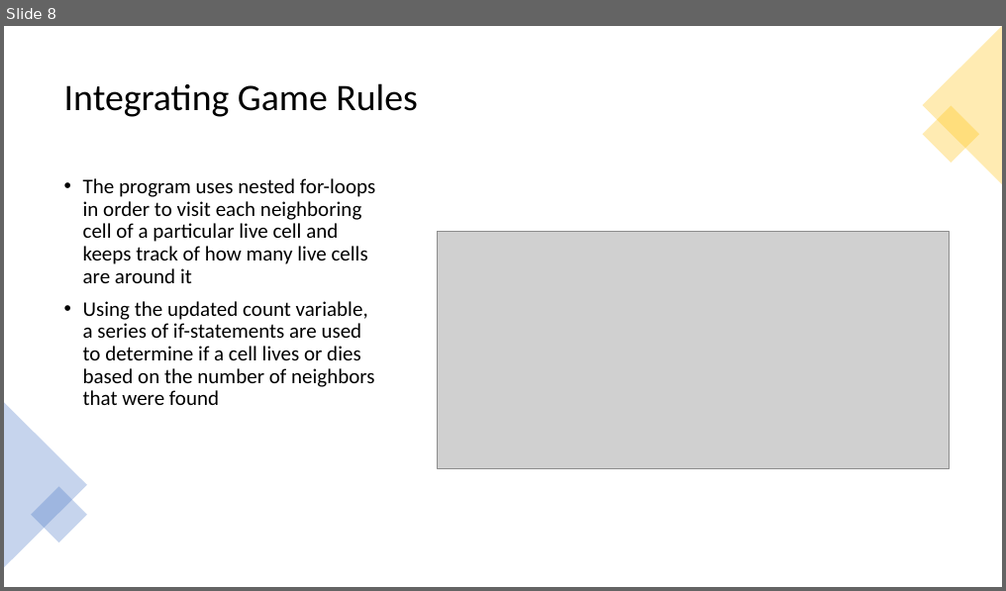
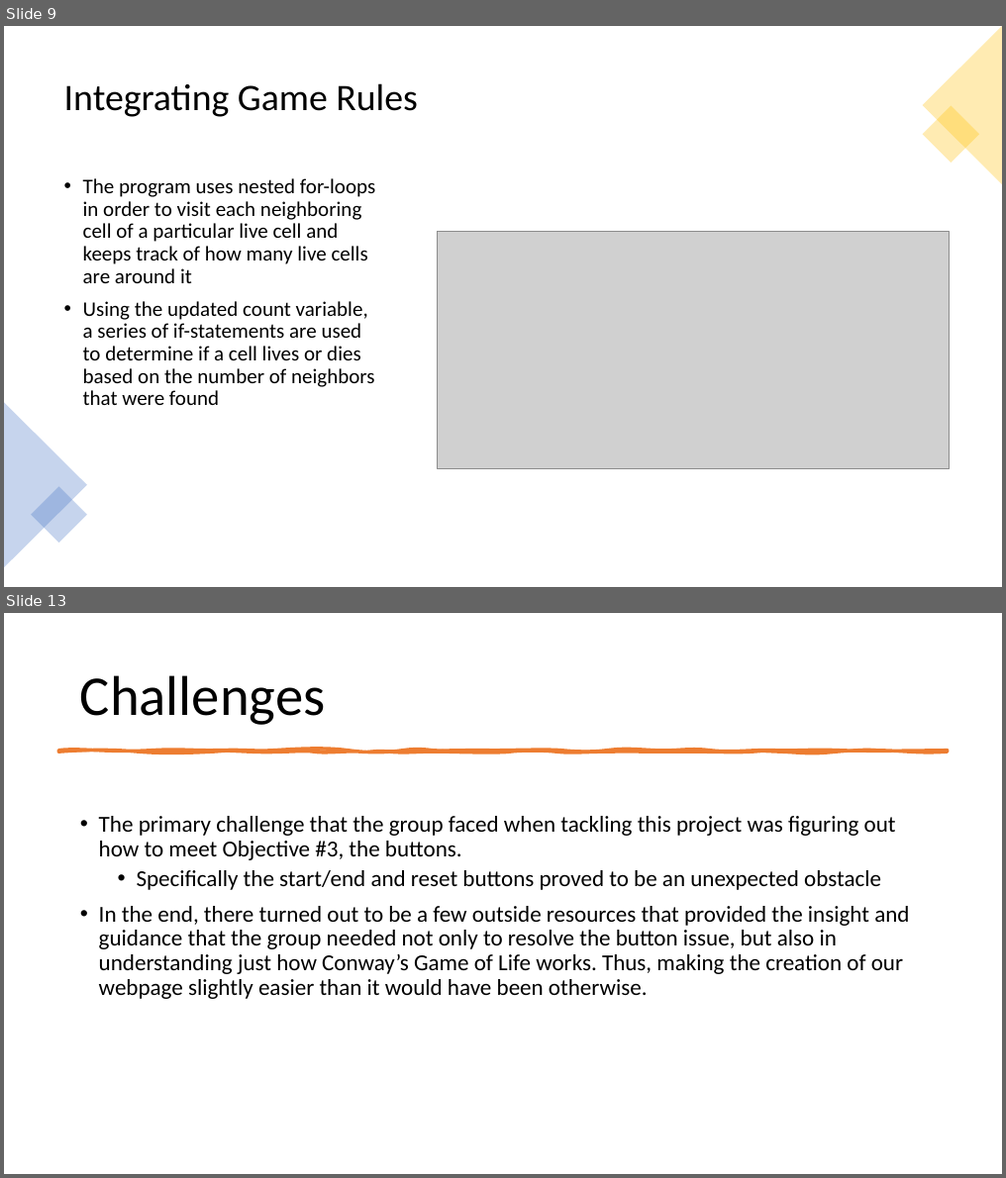
Before and after one commit to WebProgrammingTeam3/Project3, a slide deck: Project3.pptx. Shown one above the other, each under a label of ours: slide 8 before the commit, slides 9 and 13 after it; the slides between them are not shown. The pictures are 1006x591 and 1006x1178 pixels, drawn with LibreOffice and Linux fonts; fonts in the diff are those of the drawing; grey boxes stand for pictures. Boxes give left, top, right and bottom in pixels: in the first picture for what was removed or moved away, otherwise in the second. Text is boxed around its words. In the diff, an @@ line names an element or a change of style, - is before the commit and + after.

```diff
--- a/Project3.pptx
+++ b/Project3.pptx
@@ slide 13 added at (4, 613, 1002, 1174), background #FFFFFF @@
@@ title added at (80, 675, 326, 725), 54 pt, text #000000 @@
+Challenges
@@ freeform shape added at (58, 750, 947, 752), fill #ED7D31, outline #ED7D31 3.25 pt @@
@@ text added at (99, 816, 909, 999), 22 pt, text #000000 @@
+• The primary challenge that the group faced when tackling this project was figuring out how to meet Objective #3, the buttons.
+  • Specifically the start/end and reset buttons proved to be an unexpected obstacle
+• In the end, there turned out to be a few outside resources that provided the insight and guidance that the group needed not only to resolve the button issue, but also in understanding just how Conway’s Game of Life works. Thus, making the creation of our webpage slightly easier than it would have been otherwise.
@@ what was slide 8 is now slide 9 @@
```
Also in this commit, not shown: 4 slides changed, 4 other slides added, 2 slides removed.
